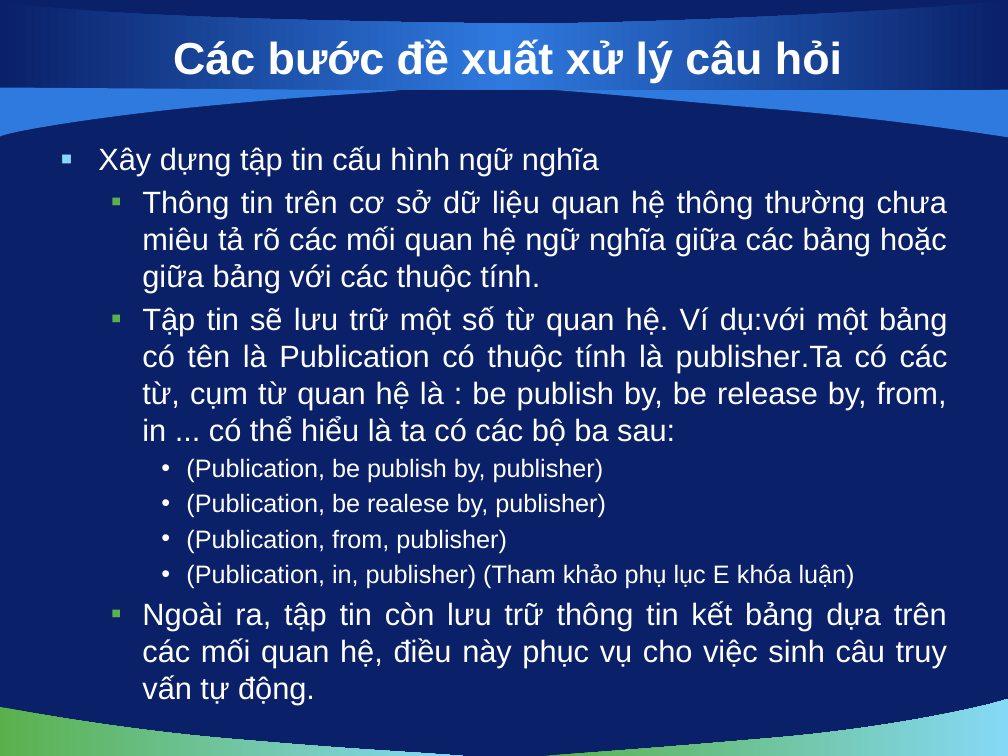
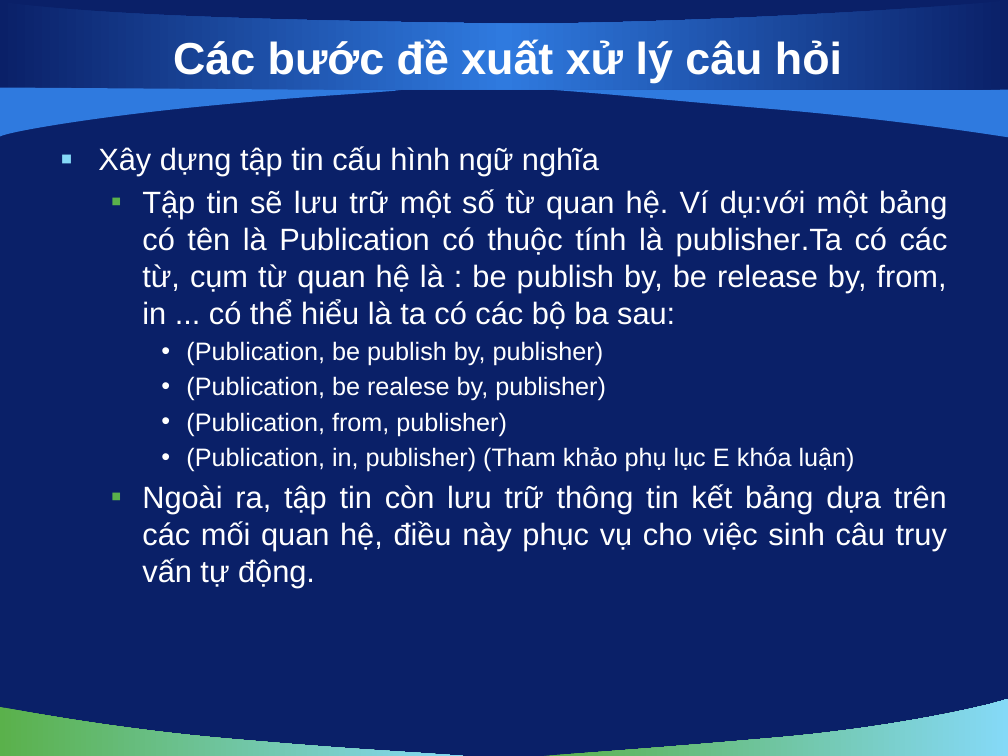
Before and after one commit to vuaviet/filnalproject, a slide deck: slide 10 of De Cuong/bao cao luan van/slide 0.7.pptx. Drawn at 1008x756 pixels with LibreOffice and Linux fonts; fonts in the diff are those of the drawing; background and template pictures are left out. Boxes give left, top, right and bottom in pixels: in the first picture for what was removed or moved away, otherwise in the second. Text is boxed around its words. In the diff, an @@ line names an element or a change of style, - is before the commit and + after.

```diff
--- a/De Cuong/bao cao luan van/slide 0.7.pptx
+++ b/De Cuong/bao cao luan van/slide 0.7.pptx
@@ text at [142, 189, 947, 292]: paragraph removed @@
-  ▪ Thông tin trên cơ sở dữ liệu quan hệ thông thường chưa miêu tả rõ các mối quan hệ ngữ nghĩa giữa các bảng hoặc giữa bảng với các thuộc tính.
```
Also in this commit, not shown: 2 other slides changed.
